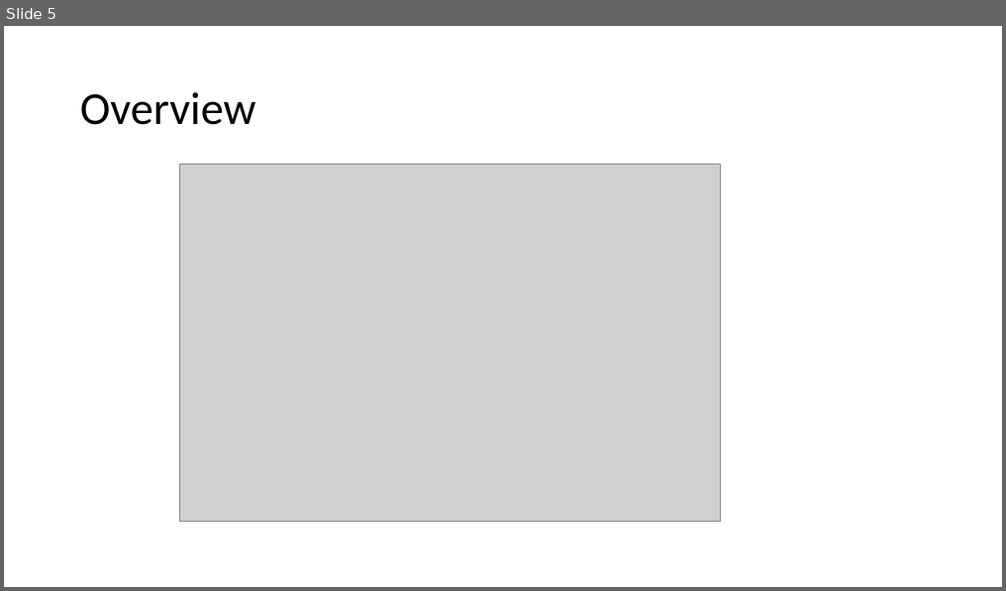
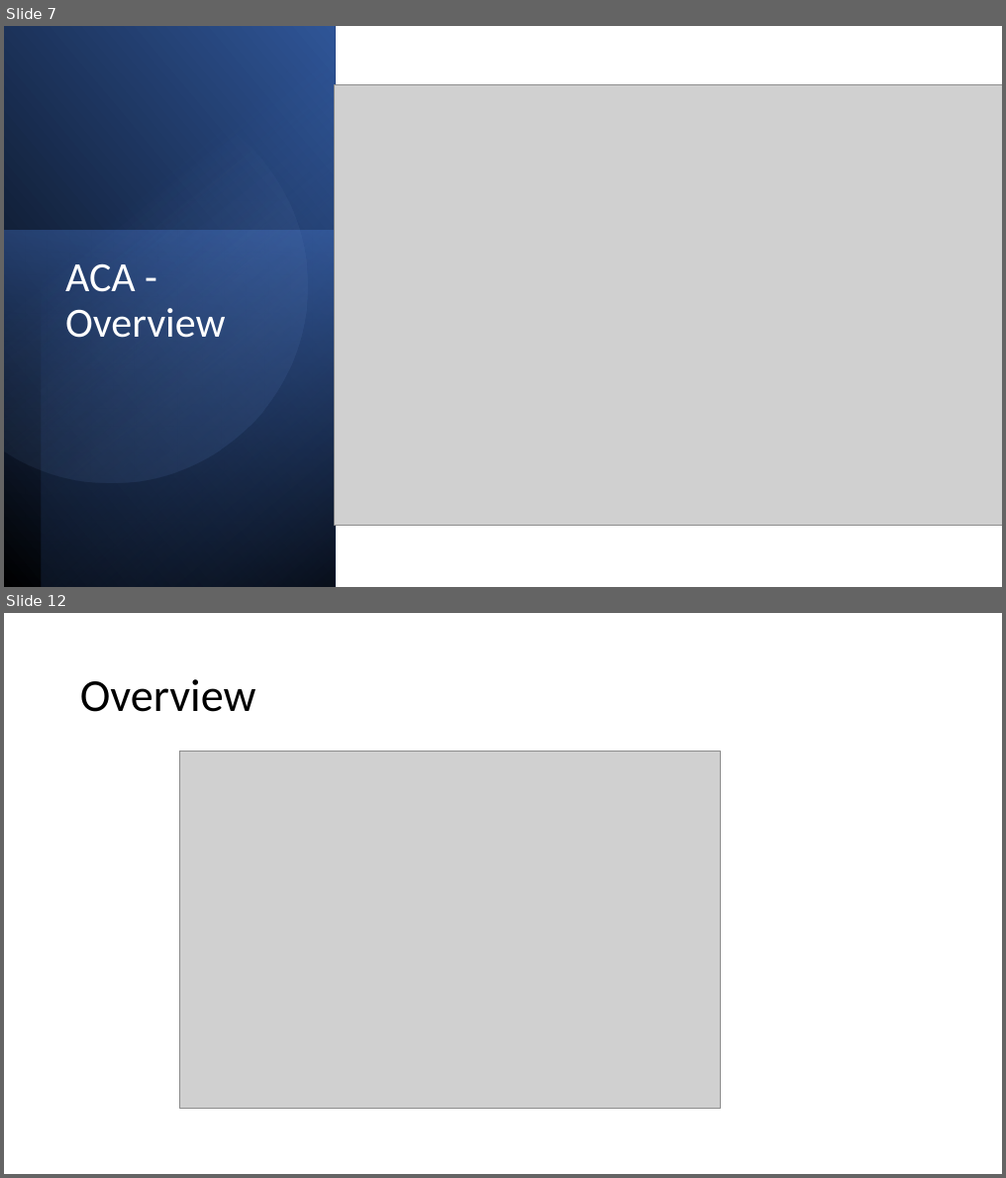
Before and after one commit to cs-samvith/space-app-platform, a slide deck: container-apps.pptx. Shown one above the other, each under a label of ours: slide 5 before the commit, slides 7 and 12 after it; the slides between them are not shown. The pictures are 1006x591 and 1006x1178 pixels, drawn with LibreOffice and Linux fonts; fonts in the diff are those of the drawing; grey boxes stand for pictures. Boxes give left, top, right and bottom in pixels: in the first picture for what was removed or moved away, otherwise in the second. Text is boxed around its words. In the diff, an @@ line names an element or a change of style, - is before the commit and + after.

```diff
--- a/container-apps.pptx
+++ b/container-apps.pptx
@@ slide 7 added at [4,26,1002,587], background #FFFFFF @@
@@ rectangle added at [4,26,335,587], fill gradient #000000 to #2F5597 @@
@@ rectangle added at [42,26,335,587], fill gradient #000000 to #4472C4 @@
@@ freeform shape added at [4,65,343,518], fill gradient #8FAADC to #2F5597 @@
@@ picture added at [335,85,1002,525] @@
@@ rectangle added at [4,231,335,587], fill gradient #4472C4 to #203864 @@
@@ title added at [65,264,225,338], 40 pt, text #FFFFFF @@
+ACA - Overview
@@ what was slide 5 is now slide 12 @@
```
Also in this commit, not shown: 1 slide changed, 8 other slides added, 2 slides removed, 27 other files.
